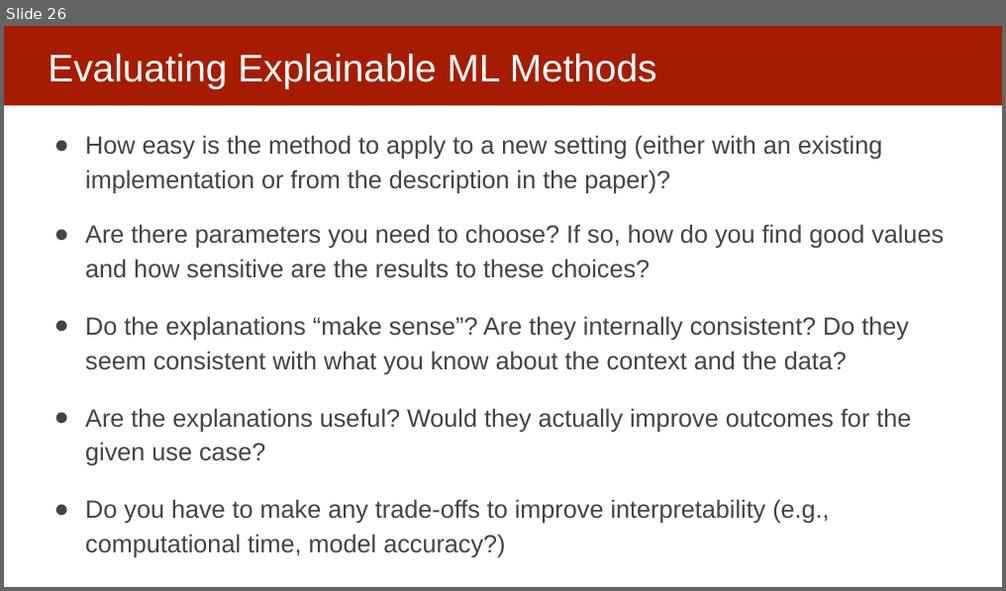
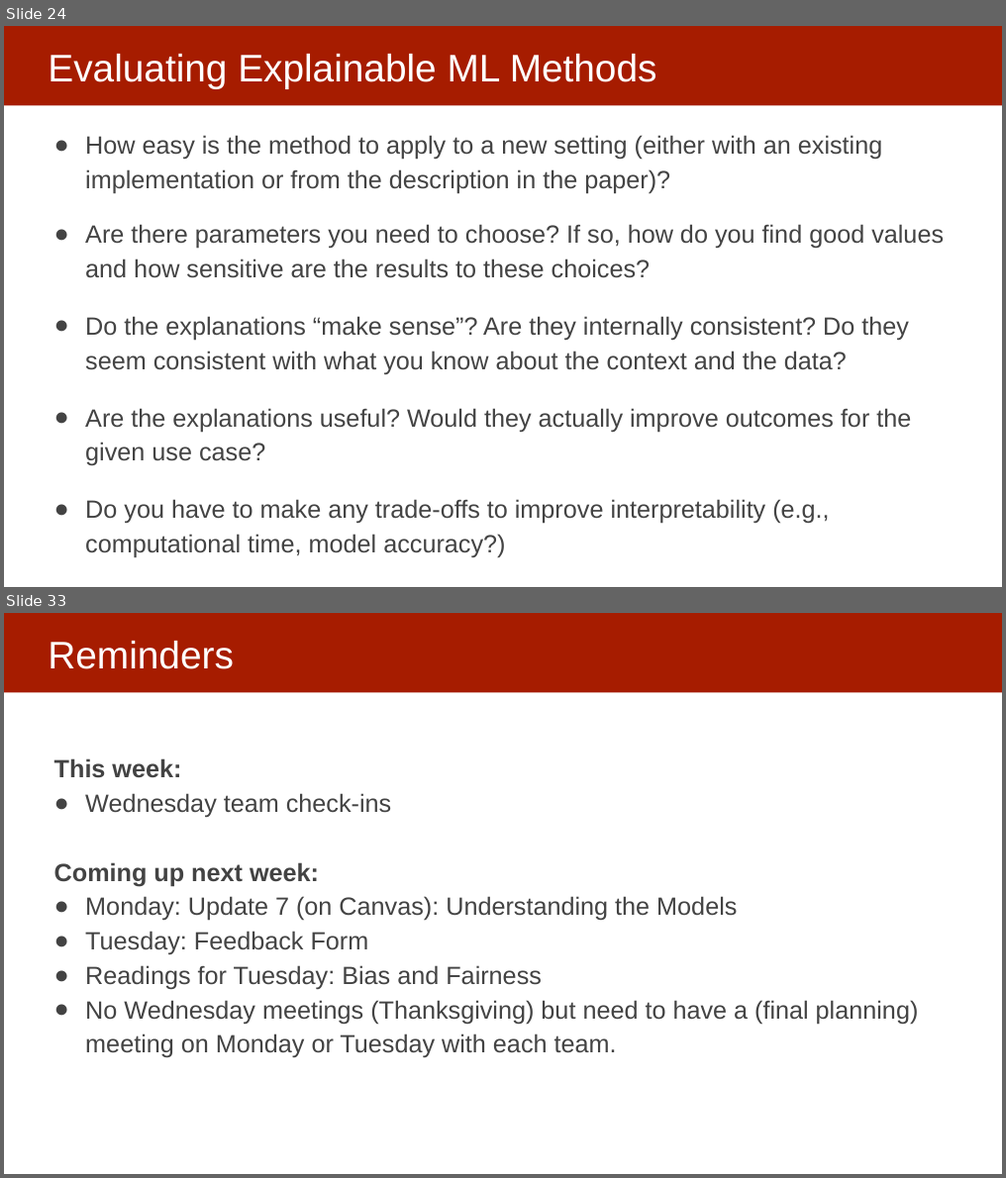
Before and after one commit to dssg/mlforpublicpolicylab, a slide deck: Lectures/16-interpretability-part-1.pptx. Shown one above the other, each under a label of ours: slide 26 before the commit, slides 24 and 33 after it; the slides between them are not shown. The pictures are 1006x591 and 1006x1178 pixels, drawn with LibreOffice and Linux fonts; fonts in the diff are those of the drawing. Boxes give left, top, right and bottom in pixels: in the first picture for what was removed or moved away, otherwise in the second. Text is boxed around its words. In the diff, an @@ line names an element or a change of style, - is before the commit and + after.

```diff
--- a/Lectures/16-interpretability-part-1.pptx
+++ b/Lectures/16-interpretability-part-1.pptx
@@ slide 33 added at (x1=4, y1=613, x2=1002, y2=1174), background #FFFFFF; not listed: 1 template element that a slide beside it also shows @@
@@ title added at (x1=48, y1=641, x2=234, y2=669), 37 pt, text #FFFFFF @@
+Reminders
@@ text added at (x1=54, y1=759, x2=919, y2=1059), 24 pt, text #434343 @@
+This week:
+● Wednesday team check-ins
+Coming up next week:
+● Monday: Update 7 (on Canvas): Understanding the Models
+● Tuesday: Feedback Form
+● Readings for Tuesday: Bias and Fairness
+● No Wednesday meetings (Thanksgiving) but need to have a (final planning) meeting on Monday or Tuesday with each team.
@@ what was slide 26 is now slide 24 @@
```
Also in this commit, not shown: 12 slides changed, 4 other slides added, 4 slides removed.
